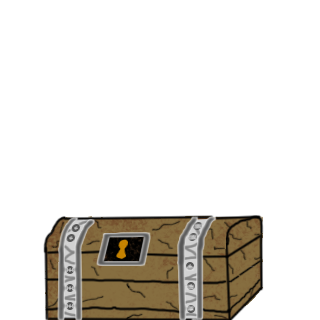
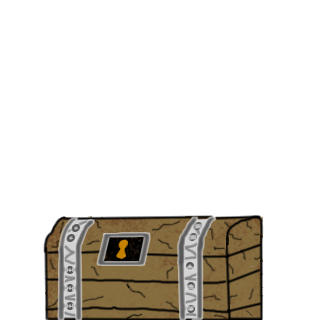
Layered file, before and after one edit (320x320). Changes by layer:
added group "baú" with 26 layers over [226, 234, 264, 320]
moved "Agrupar 2" into group "baú" over [226, 234, 264, 320]
painted on "Camada 8" over [245, 309, 253, 317]
painted on "Camada 4" over [226, 234, 264, 320]
painted on "Camada 6" over [226, 286, 263, 320]
painted on "Camada 10" over [229, 283, 262, 320]
